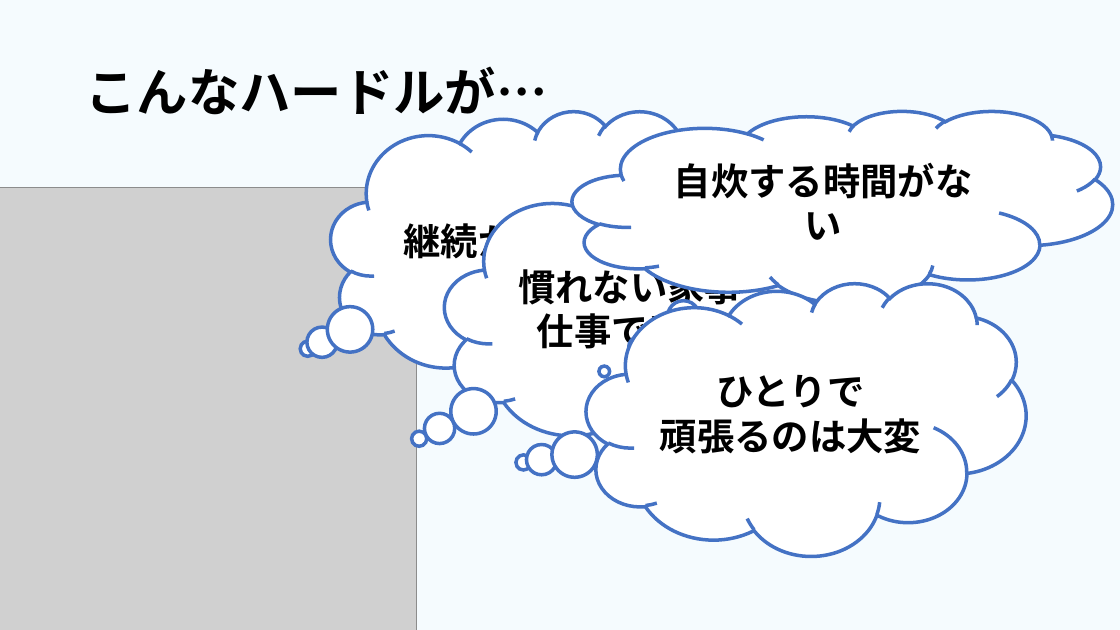
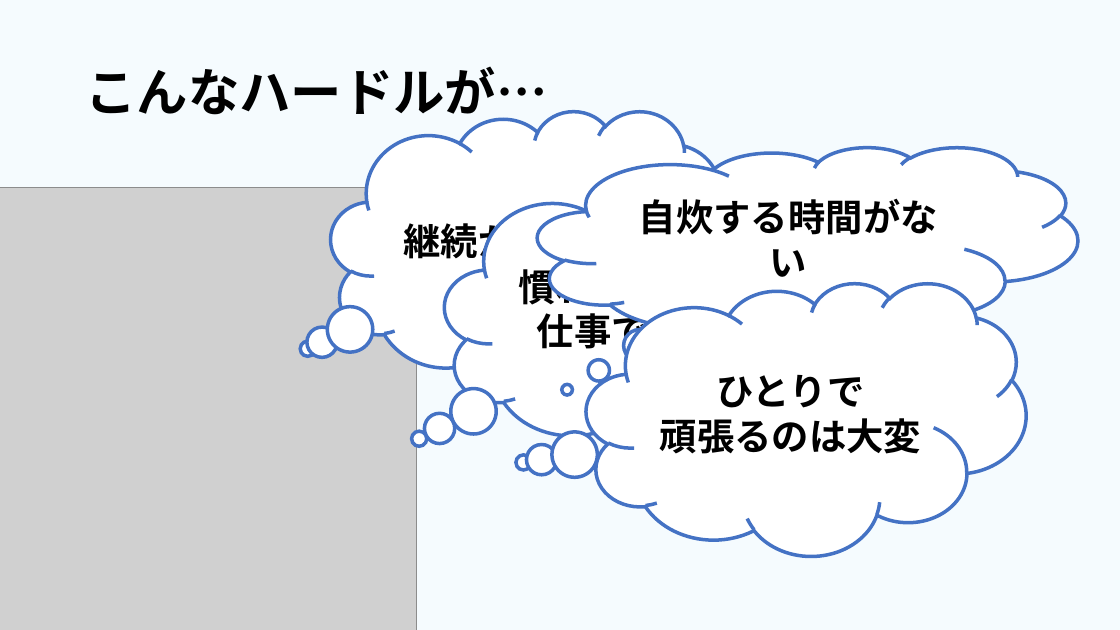
Before and after one commit to dojo2023/E-4, a slide deck: slide 5 of 共有用フォルダー/成果発表.pptx. Drawn at 1120x630 pixels with LibreOffice and Linux fonts; fonts in the diff are those of the drawing; grey boxes stand for pictures. Boxes give left, top, right and bottom in pixels: in the first picture for what was removed or moved away, otherwise in the second. Text is boxed around its words. In the diff, an @@ line names an element or a change of style, - is before the commit and + after.

```diff
--- a/共有用フォルダー/成果発表.pptx
+++ b/共有用フォルダー/成果発表.pptx
@@ thought cloud "自炊する時間がない": place and size @@
-thought cloud "自炊する時間がない" at <box>572,111,1112,303</box>
+thought cloud "自炊する時間がない" at <box>538,147,1078,339</box>
@@ thought cloud "自炊する時間がない" at <box>538,147,1078,339</box>: proportions changed @@
```
Also in this commit, not shown: 4 other slides changed, 3 slides added, 1 slide removed.
